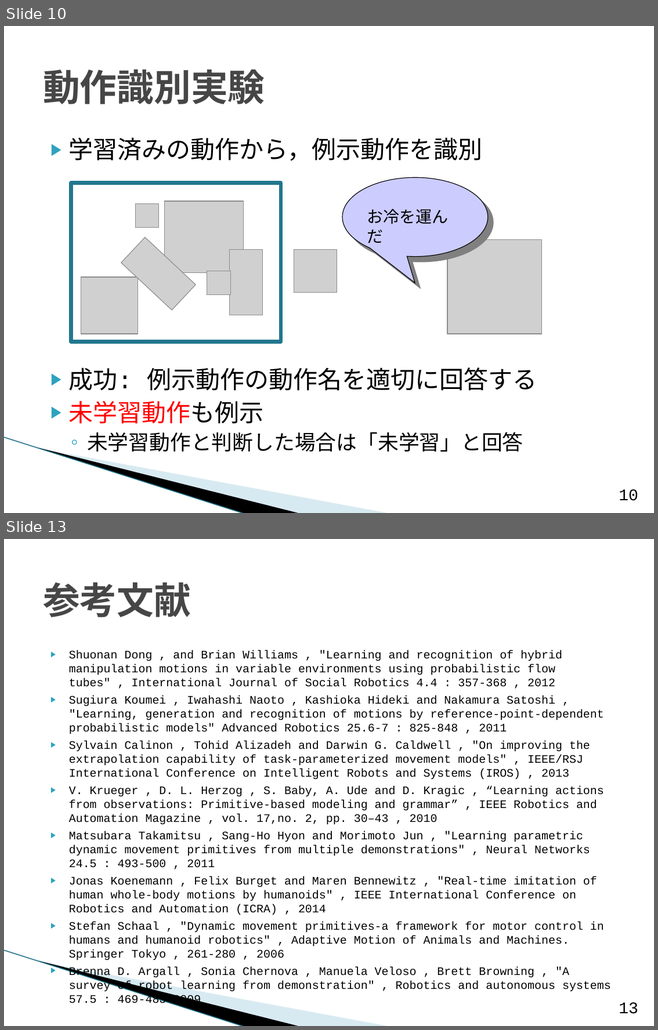
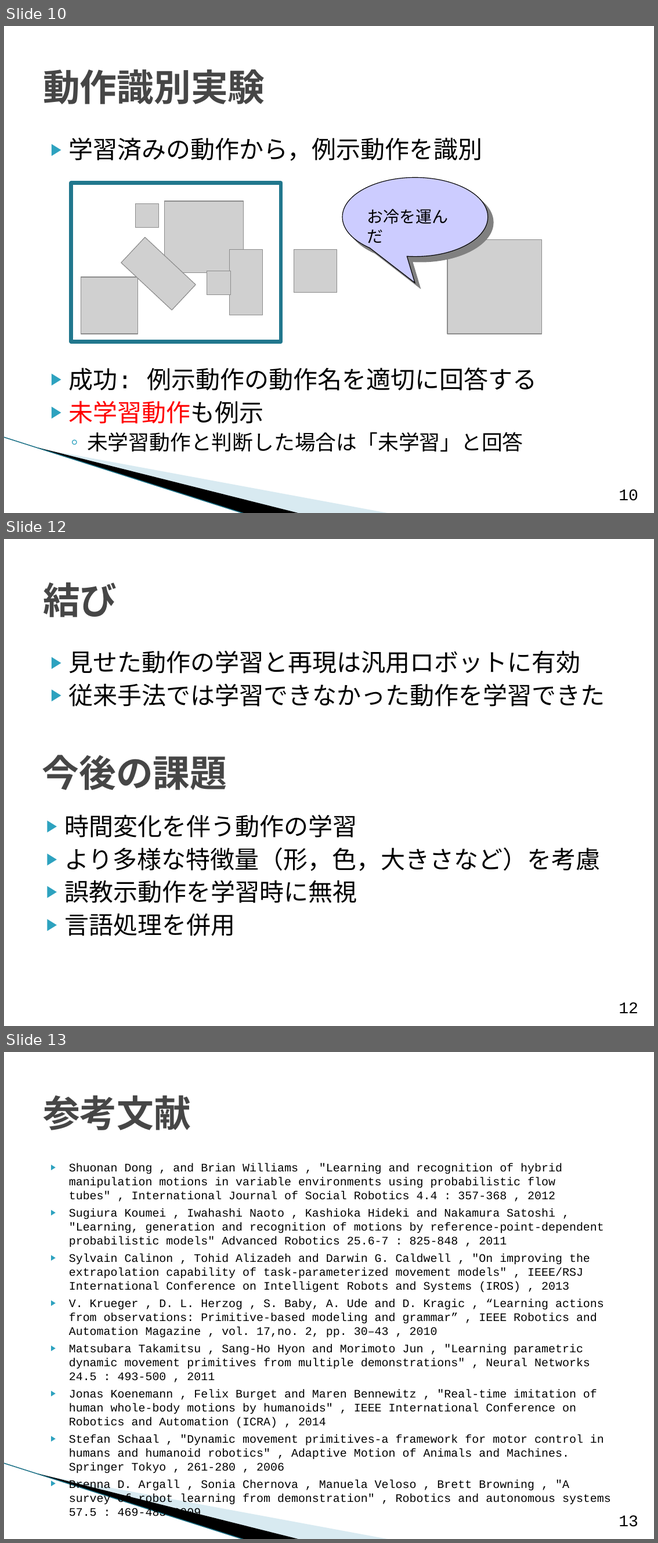
Before and after one commit to TetsuyaKomota/GitforEclipseTest, a slide deck: IntentionLearning/memo/presentation/卒論発表会スライド _2.pptx. Shown one above the other, each under a label of ours: slides 10 and 13 before the commit, slides 10, 12 and 13 after it; the slides between them are not shown. The pictures are 658x1030 and 658x1543 pixels, drawn with LibreOffice and Linux fonts; fonts in the diff are those of the drawing; grey boxes stand for pictures; background and template pictures are left out. Boxes give left, top, right and bottom in pixels: in the first picture for what was removed or moved away, otherwise in the second. Text is boxed around its words. In the diff, an @@ line names an element or a change of style, - is before the commit and + after.

```diff
--- a/IntentionLearning/memo/presentation/卒論発表会スライド _2.pptx
+++ b/IntentionLearning/memo/presentation/卒論発表会スライド _2.pptx
@@ slide 12 added at [4,539,654,1026], background #FFFFFF @@
@@ title added at [43,583,117,617], 41 pt, text #464646, bold @@
+結び
@@ text added at [69,650,605,707], 27 pt, text #000000 @@
+▶ 見せた動作の学習と再現は汎用ロボットに有効
+▶ 従来手法では学習できなかった動作を学習できた
@@ text added at [42,755,227,790], 41 pt, text #464646, bold @@
+今後の課題
@@ text added at [64,815,600,936], 27 pt, text #000000 @@
+▶ 時間変化を伴う動作の学習
+▶ より多様な特徴量（形，色，大きさなど）を考慮
+▶ 誤教示動作を学習時に無視
+▶ 言語処理を併用
@@ page number added at [618,1002,638,1013], 18 pt, text #000000 @@
+12
```
Also in this commit, not shown: 8 slides changed, 1 other slide added.
